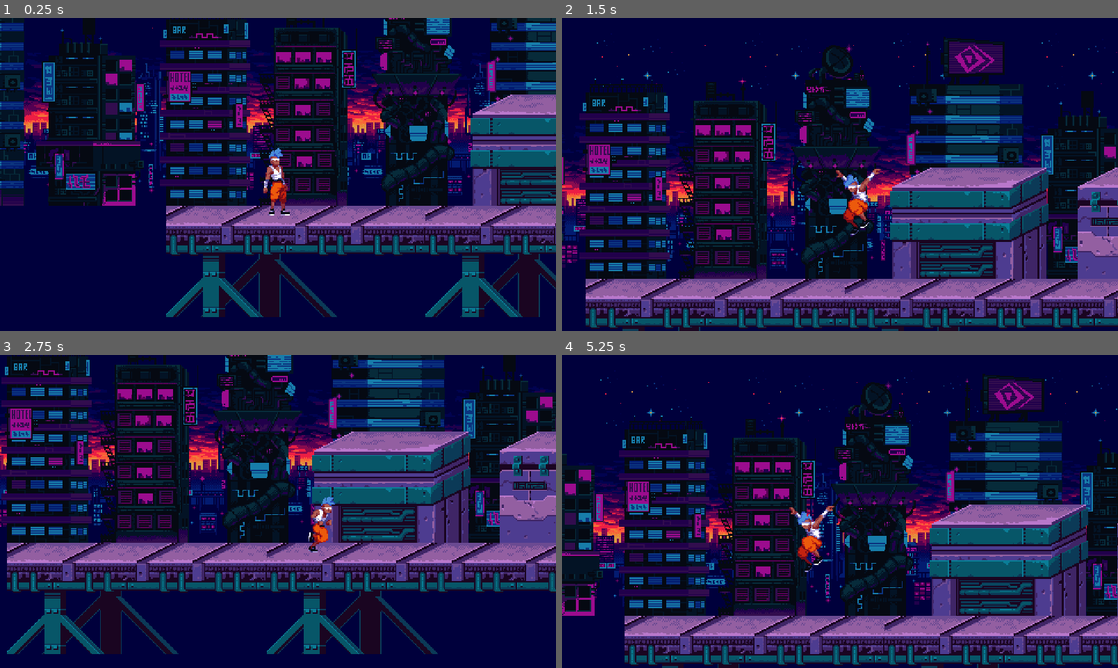
Above: before the commit, frames 1-4 (two rows, left to right).
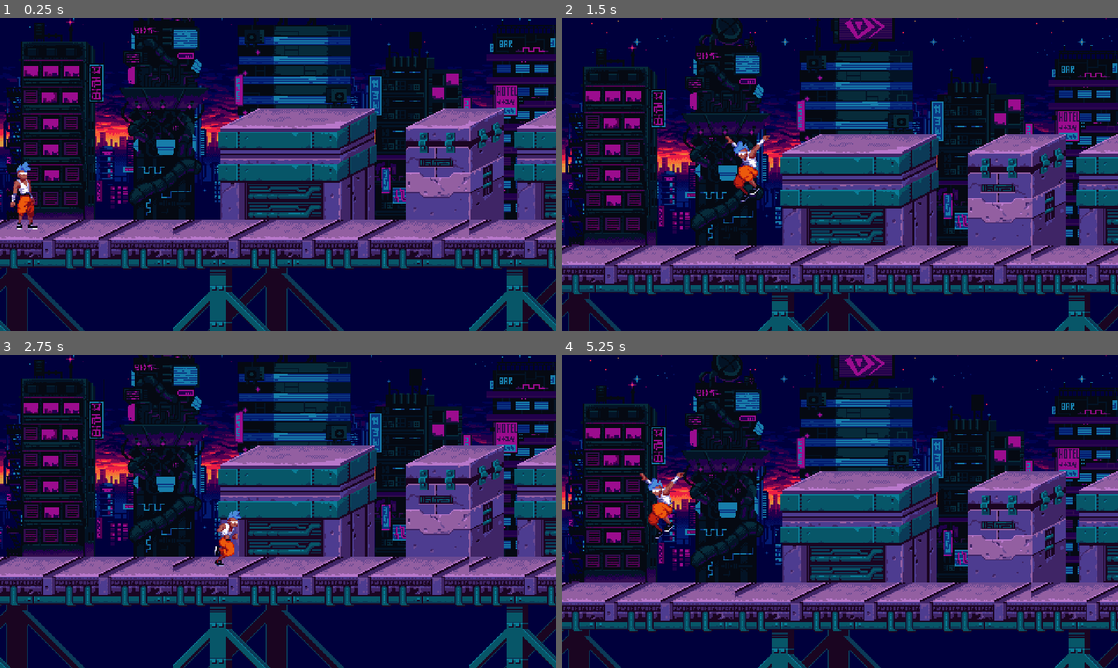
Above: after the commit, the same moments.

Repository: Predatorie/2DPlatformer
Game: Godot game, scene res://scenes/player/test_scene.tscn
Same seed, same stepped clock (60 frames per second), same inputs: the game is played once before the commit and once after it.
Inputs (mouse positions are in pixels of both pictures, inside the frame that each line leads up to):
- Up to frame 1 (0.25 s): no input
- Up to frame 2 (1.5 s): tap Enter at 0.5 s; move the mouse to (962, 158) at 0.52 s; hold E (move_right) 0.53-1.28 s; tap Tab at 0.6, 1.35 s; click (962, 158) at 0.67 s; tap Space (jump) at 0.77 s; move the mouse to (728, 190) at 1.27 s; hold Q (move_left) from 1.28 s (still down)
- Up to frame 3 (2.75 s): tap Space (jump) at 1.52 s; move the mouse to (333, 442) at 2.02 s; release Q (move_left) at 2.03 s; hold E (move_right) from 2.03 s (still down); tap Tab at 2.1 s
- Up to frame 4 (5.25 s): move the mouse to (812, 574) at 2.77 s; tap Tab every 0.75 s from 2.85 to 5.1 s; click (812, 574) at 2.92 s; tap Space (jump) at 3.02, 3.77, 4.52 s; move the mouse to (1006, 558) at 3.52 s; release E (move_right) at 3.53 s; hold Q (move_left) from 3.53 s (still down); move the mouse to (673, 464) at 4.27 s; move the mouse to (867, 511) at 5.02 s; click (867, 511) at 5.17 s

The runs differ from the first frame. In frame 1, 68% of the frame differs, in the area x 0-100%, y 0-100%; in frame 2, 70%; in frame 3, 71%; in frame 4, 73%.

Commit message:
setup camera limits and boundary

Diff:
--- /dev/null
+++ b/scenes/levels/world_boundry.tscn
@@ -0,0 +1,11 @@
+[gd_scene load_steps=2 format=3 uid="uid://3x15pcjy12mg"]
+
+[sub_resource type="WorldBoundaryShape2D" id="WorldBoundaryShape2D_u4wlc"]
+normal = Vector2(1, 0)
+
+[node name="WorldBoundry" type="StaticBody2D"]
+collision_layer = 256
+
+[node name="CollisionShape2D" type="CollisionShape2D" parent="."]
+shape = SubResource("WorldBoundaryShape2D_u4wlc")
+debug_color = Color(0.510225, 0, 0.0905231, 1)
--- a/scenes/player/player.tscn
+++ b/scenes/player/player.tscn
@@ -120,8 +120,3 @@
 libraries = {
 "": SubResource("AnimationLibrary_7md3g")
 }
-
-[node name="Camera2D" type="Camera2D" parent="."]
-position = Vector2(0, -35)
-process_callback = 0
-position_smoothing_enabled = true
--- /dev/null
+++ b/scenes/player/player_camera.gd
@@ -0,0 +1,14 @@
+class_name PlayerCamera extends Camera2D
+
+@export var tilemap: TileMapLayer
+
+const tile_size: int = 16
+
+# Called when the node enters the scene tree for the first time.
+func _ready() -> void:
+	setup_camera_limits(tilemap.get_used_rect())
+
+func setup_camera_limits(rect: Rect2i) -> void:
+	limit_left = rect.position.x
+	limit_right = (rect.position.x + rect.size.x) * tile_size
+	limit_bottom = (rect.position.y + rect.size.y) * tile_size
--- a/scenes/player/test_scene.tscn
+++ b/scenes/player/test_scene.tscn
@@ -1,11 +1,13 @@
-[gd_scene load_steps=7 format=4 uid="uid://y66ni7xg5ryc"]
+[gd_scene load_steps=9 format=4 uid="uid://y66ni7xg5ryc"]
 
 [ext_resource type="PackedScene" uid="uid://csgvuskxnnxmj" path="res://scenes/player/player.tscn" id="1_1fpkd"]
 [ext_resource type="Texture2D" uid="uid://cr4eictltpr5t" path="res://assets/backgrounds/v1/skyline-a.png" id="1_kpabb"]
 [ext_resource type="Script" path="res://scenes/levels/level.gd" id="1_q4uga"]
+[ext_resource type="PackedScene" uid="uid://3x15pcjy12mg" path="res://scenes/levels/world_boundry.tscn" id="2_07jtv"]
 [ext_resource type="Texture2D" uid="uid://bswecoe0yn3cs" path="res://assets/backgrounds/v1/buildings-bg.png" id="2_jtbhw"]
 [ext_resource type="PackedScene" uid="uid://cplceso60tsc2" path="res://tile_maps/ground_tile_map.tscn" id="2_u8d7l"]
 [ext_resource type="Texture2D" uid="uid://c4r2ule8u78ft" path="res://assets/backgrounds/v1/near-buildings-bg.png" id="3_of22h"]
+[ext_resource type="Script" path="res://scenes/player/player_camera.gd" id="7_6twf7"]
 
 [node name="TestScene" type="Node2D"]
 script = ExtResource("1_q4uga")
@@ -45,3 +47,11 @@
 
 [node name="Player" parent="." instance=ExtResource("1_1fpkd")]
 position = Vector2(17, 328)
+
+[node name="Camera2D" type="Camera2D" parent="Player" node_paths=PackedStringArray("tilemap")]
+position = Vector2(0, -28)
+script = ExtResource("7_6twf7")
+tilemap = NodePath("../../GroundTileMap")
+
+[node name="WorldBoundry" parent="." instance=ExtResource("2_07jtv")]
+position = Vector2(3, 100)
